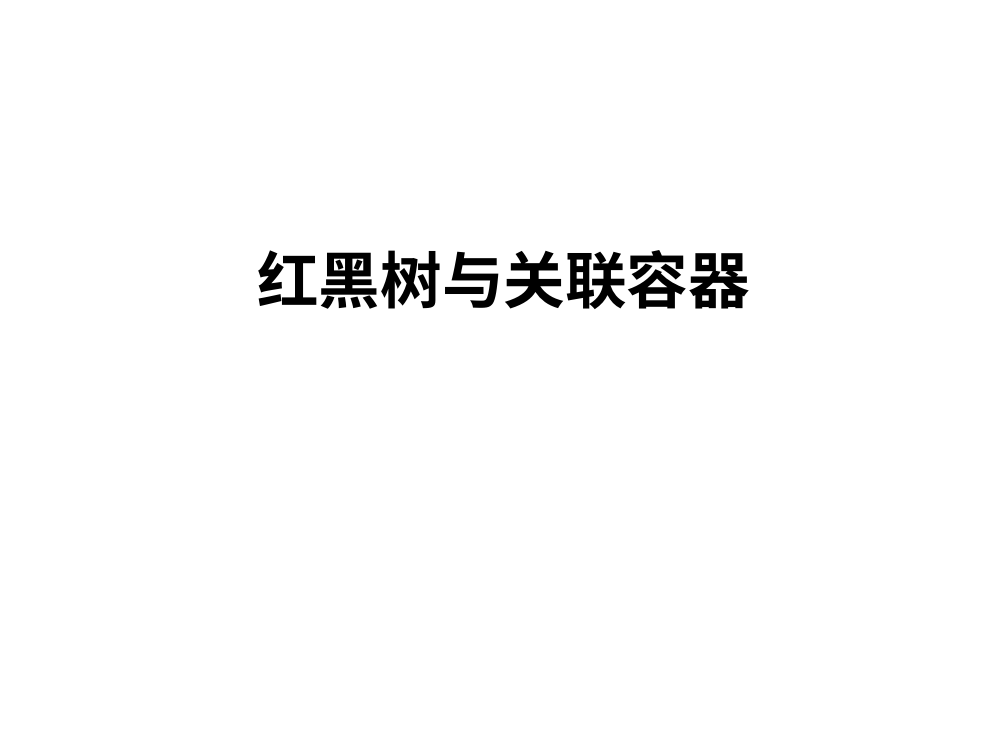
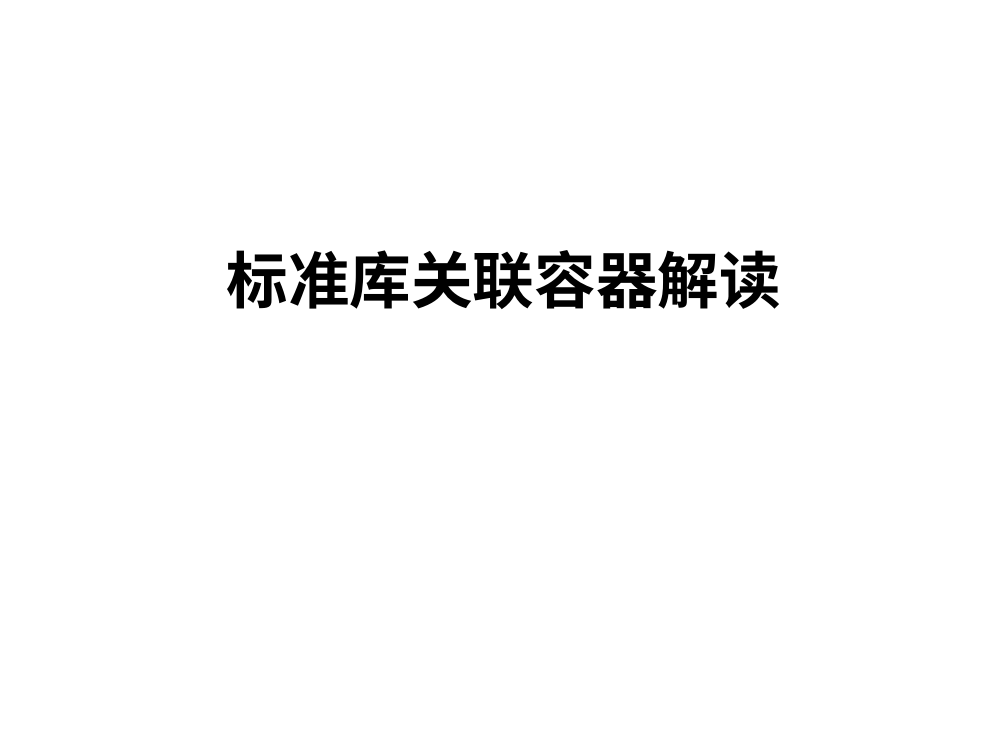
Before and after one commit to justery/JoyCpp, a slide deck: slide 1 of JoyCpp/rb_tree/rb_tree.pptx. Drawn at 1008x756 pixels with LibreOffice and Linux fonts; fonts in the diff are those of the drawing. Boxes give left, top, right and bottom in pixels: in the first picture for what was removed or moved away, otherwise in the second. Text is boxed around its words. In the diff, an @@ line names an element or a change of style, - is before the commit and + after.

```diff
--- a/JoyCpp/rb_tree/rb_tree.pptx
+++ b/JoyCpp/rb_tree/rb_tree.pptx
@@ title at <box>227,250,781,309</box>: text changed @@
-红黑树与关联容器
+标准库关联容器解读
```
Also in this commit, not shown: 2 other slides changed, 1 slide added, 2 other files.
